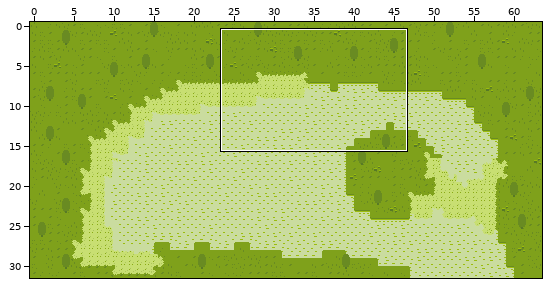
Two states of a Tiled map, core/assets/maps/level3.tmx. Above: a wide view before the commit, with the close-up outlined.
Close-up. Before the edit:
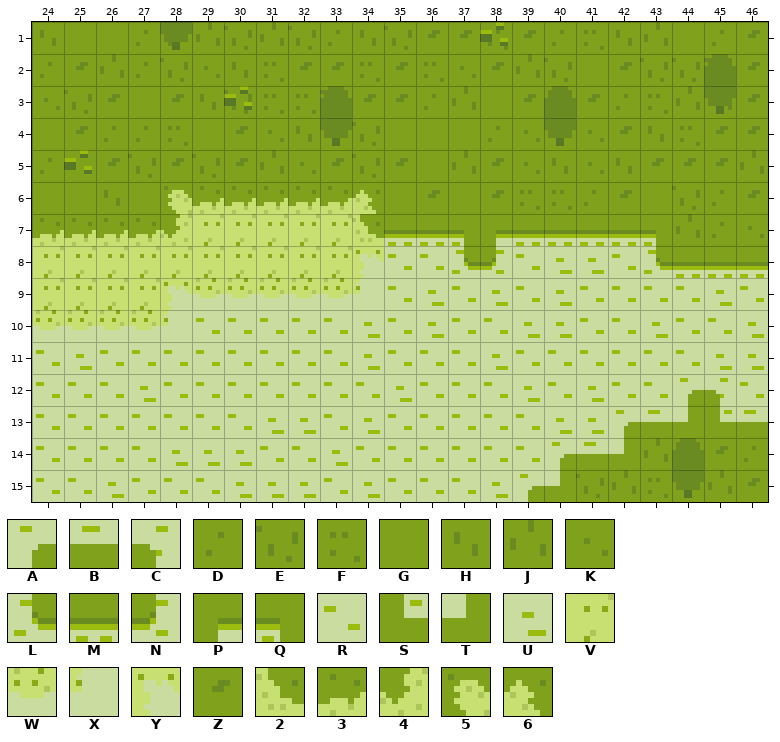
Cells are 8x8 px. Shown: x 24..46, y 1..15. The commit also changed other parts of the map, which this record leaves out.
Key: from "tileset": A 0, B 1, C 2, D 3, E 4, F 5, G 9, H 11, J 12, K 13, L 16, M 17, N 18, P 24, Q 25, R 26, S 32, T 33, U 34, V 129, W 137, X 138, Y 144, Z 169, 2 176, 3 177, 4 178, 5 184, 6 185.
_ is an empty cell.
Layers that did not change in this view are not listed.
Layer "base" before, first column x 24:
 1 HGGDDJEJEDHEZZFZDFHJGDZ
 2 DZJDEKHFZZFZFKZJEGZEEEZ
 3 KEZGZHEFFEZZDJGZGZDFJJZ
 4 GZDDFGZKHZEGGGDKGKZHFZZ
 5 DGZEZEZJKZEZGJZKHKHZZZJ
 6 GGHG5333336GZGZFFDZGEDZ
 7 33334VVVVV2MMQPMMMMQJDK
 8 VVVVVVVVVVYRRLNRUURLMMM
 9 VVVVYWWWWWXRURURURRRRUR
10 WWWWXRRRRRURURRUURRURRU
11 RURRRRRRRRURRRURRRRRRUU
12 RRRURRRRRRRURRRURURRACR
13 RRRRRRRUURURRRRRUUABTSB
14 RRRRUUURRURRRRRRABTJGZD
15 RRURRRUUURURRRUATEJFZJZ
After the commit:
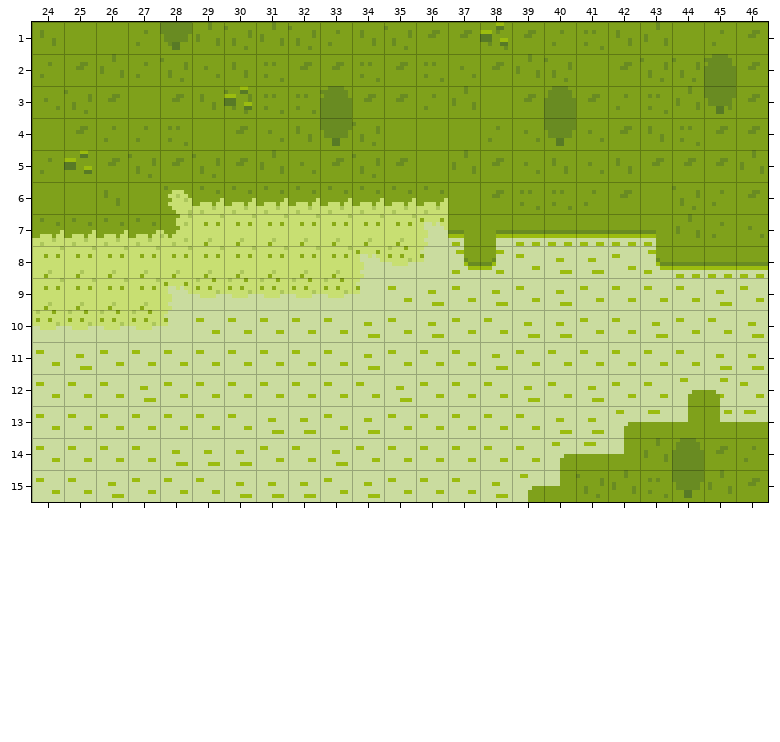
What changed:
Layer "base":
y 6: x 34..36 6GZ -> 333
y 7: x 34..36 2MM -> VVY
y 8: x 35..36 RR -> WX
Boxes around the changes in both close-ups, in picture pixels (x1, y1, x2, y2):
changed: (352, 186, 448, 270)
